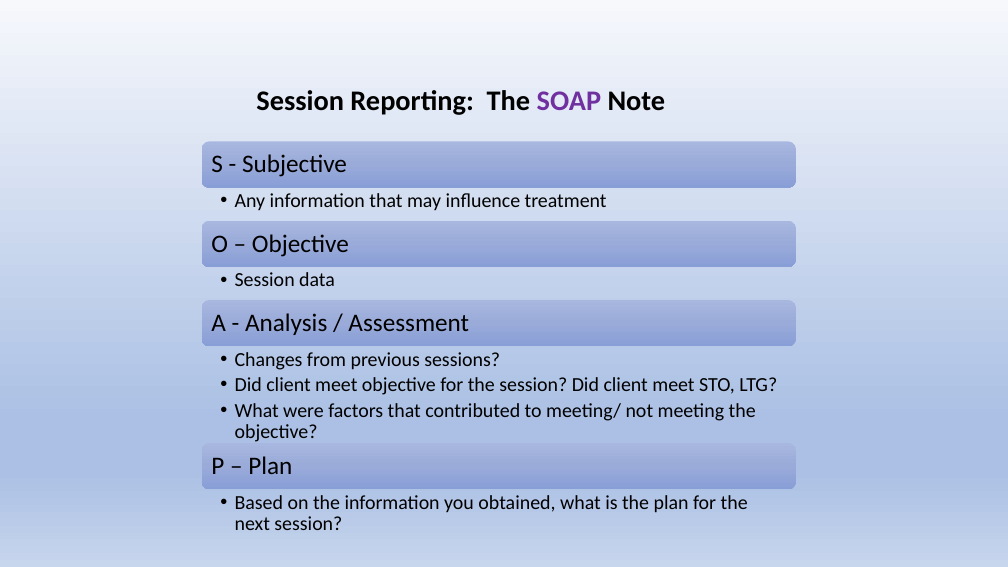
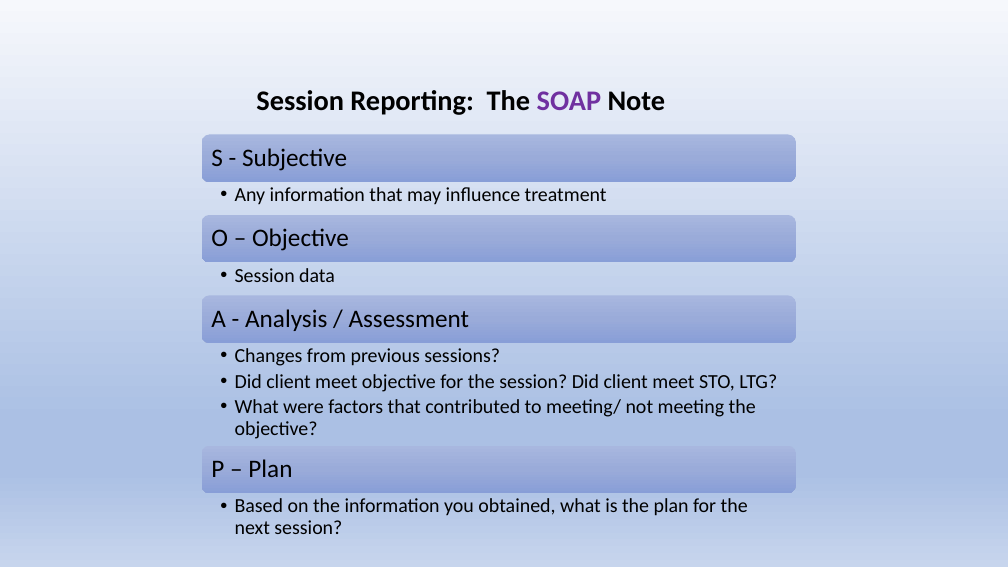
Before and after one commit to Jim-Wright90/cds431_sp22, a slide deck: slide 3 of slides/cds431_week8_1.pptx. Drawn at 1008x567 pixels with LibreOffice and Linux fonts; fonts in the diff are those of the drawing. Boxes give left, top, right and bottom in pixels: in the first picture for what was removed or moved away, otherwise in the second. Text is boxed around its words. In the diff, an @@ line names an element or a change of style, - is before the commit and + after.

```diff
--- a/slides/cds431_week8_1.pptx
+++ b/slides/cds431_week8_1.pptx
@@ 5 texts, 3 rounded rectangles: place and size @@
-5 texts, 3 rounded rectangles at box(202, 141, 796, 346)
+5 texts, 3 rounded rectangles at box(202, 135, 796, 343)
@@ text "Changes from previous sessions?": place and size @@
-text "Changes from previous sessions?" at box(235, 352, 777, 442)
+text "Changes from previous sessions?" at box(235, 348, 777, 439)
@@ rounded rectangle: place and size @@
-rounded rectangle at box(202, 443, 796, 489)
+rounded rectangle at box(202, 445, 796, 493)
@@ text "Based on the information you ...": place and size @@
-text "Based on the information you ..." at box(235, 495, 748, 530)
+text "Based on the information you ..." at box(235, 498, 748, 534)
```
Also in this commit, not shown: 5 other files.
